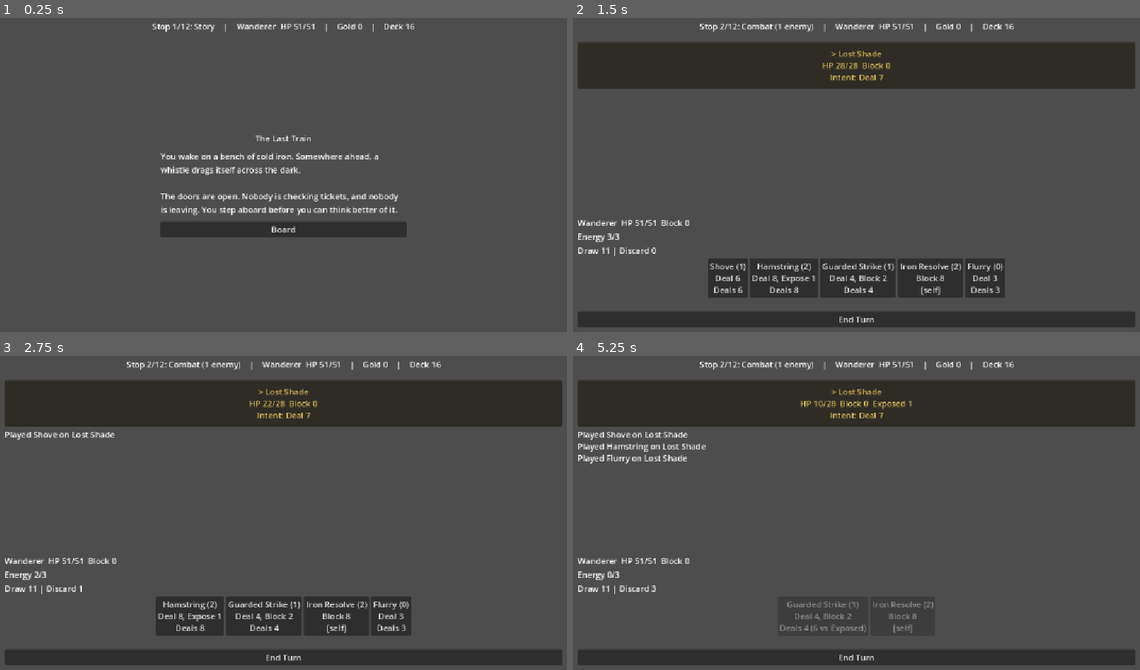
Above: before the commit, frames 1-4 (two rows, left to right).
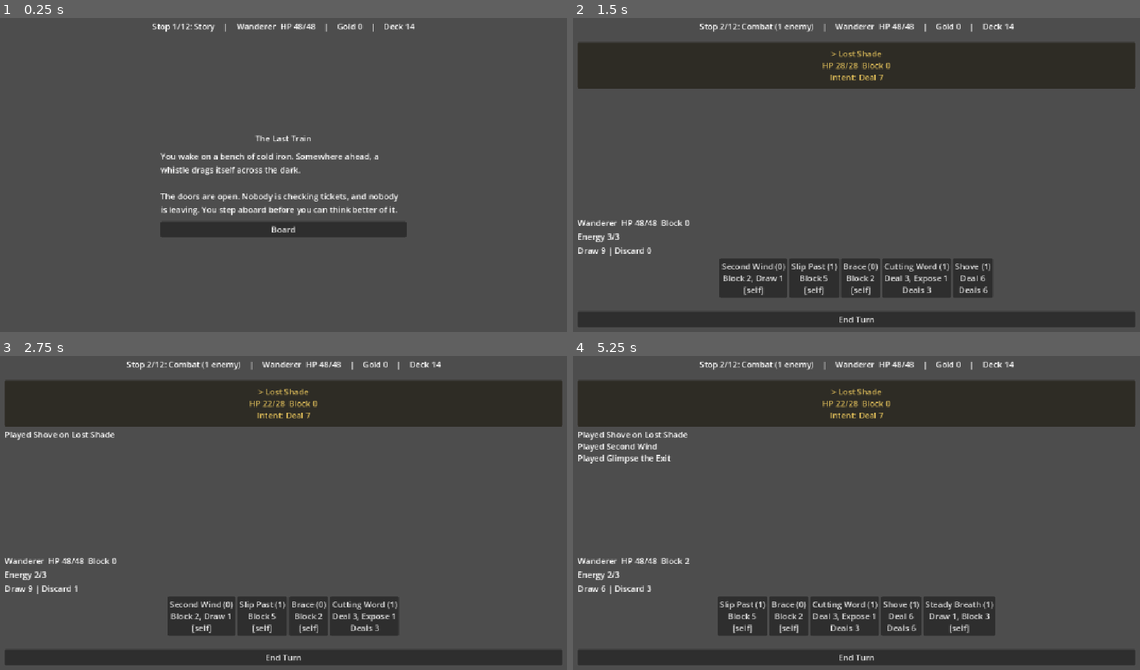
Above: after the commit, the same moments.

Repository: grump606/card-battle-prototype
Game: Godot game, scene res://run.tscn
Two runs of this game, one before a commit and one after it. Both use one fixed random seed, a clock stepped at 60 frames per second and the inputs below.
Inputs (mouse positions are in pixels of both pictures, inside the frame that each line leads up to):
- Up to frame 1 (0.25 s): no input
- Up to frame 2 (1.5 s): click "Board" at 0.5 s; click "> Lost Shade HP 28/28 Block 0…" at 1.25 s
- Up to frame 3 (2.75 s): click "Shove (1) Deal 6 Deals 6" at 2 s
- Up to frame 4 (5.25 s): click "> Lost Shade HP 22/28 Block 0…" at 2.75 s; click (760, 616) at 3.5 s, where only the run before the commit has a clickable "Hamstring (2) Deal 8, Expose …"; click "> Lost Shade HP 14/28 Block 0…" (after the commit: "> Lost Shade HP 22/28 Block 0…") at 4.25 s; click (935, 616) at 5 s, where only the run before the commit has a clickable "Flurry (0) Deal 3 Deals 3 (4 …"

The runs differ from the first frame. In frame 1, less than 0.1% of the frame differs, in the area x 51-74%, y 1-4%; in frame 2, 2.4%; in frame 3, 2.1%; in frame 4, 4.1%, in the area x 4-78%, y 1-89%.

Commit message:
Merge content, save/resume and smart sim; decouple reward pool, start HP 48
Co-Authored-By: Claude Sonnet 5.5 <noreply@anthropic.com>

Diff:
--- a/combat/starter_content.gd
+++ b/combat/starter_content.gd
@@ -28,7 +28,9 @@
 const WHISPERER_PATH := "res://data/enemies/pale_whisperer.tres"
 ## The run's boss. Deliberately not in ALL_ENEMY_PATHS: it only appears via boss_encounter().
 const CONDUCTOR_PATH := "res://data/enemies/the_conductor.tres"
-const EXTENDED_DECK_SIZE := 16
+const EXTENDED_DECK_SIZE := 14
+## Cards offered only as rewards and vendor stock, never in a starting deck.
+const REWARD_ONLY_PATHS: Array[String] = [HAMSTRING_PATH, IRON_RESOLVE_PATH, FLURRY_PATH, GUARDED_STRIKE_PATH]
 ## The regular enemy types in a fixed order (the boss is separate, see CONDUCTOR_PATH): warden,
 ## lost shade, wisp, colossus, whisperer, cinder hound, mourning crow. The colossus is a solo-only
 ## elite (it was unwinnable next to a second enemy in the balance sim); the
@@ -60,18 +62,16 @@
 	return cards
 
 
-## Balance-testing deck of EXTENDED_DECK_SIZE (16) cards: 2 Shove, 1 Slip Past,
+## Balance-testing deck of EXTENDED_DECK_SIZE (14) cards: 3 Shove, 2 Slip Past,
 ## 1 Glimpse the Exit, 1 Heavy Blow, 1 Brace, 1 Steady Breath, 1 Shoulder Charge,
-## 1 Mark the Weak, 1 Sweep, 1 Cutting Word, 1 Second Wind, 1 Hamstring, 1 Iron Resolve,
-## 1 Flurry, 1 Guarded Strike. Reward and vendor pools are the distinct cards of this deck.
+## 1 Mark the Weak, 1 Sweep, 1 Cutting Word, 1 Second Wind.
 ## Returns an empty deck (and logs the cause) if any card resource fails to load.
 static func extended_deck() -> Array[CardData]:
 	var cards: Array[CardData] = []
 	var plan: Array = [
-		[SHOVE_PATH, 2], [SLIP_PAST_PATH, 1], [GLIMPSE_EXIT_PATH, 1],
+		[SHOVE_PATH, 3], [SLIP_PAST_PATH, 2], [GLIMPSE_EXIT_PATH, 1],
 		[HEAVY_BLOW_PATH, 1], [BRACE_PATH, 1], [STEADY_BREATH_PATH, 1], [SHOULDER_CHARGE_PATH, 1],
 		[MARK_THE_WEAK_PATH, 1], [SWEEP_PATH, 1], [CUTTING_WORD_PATH, 1], [SECOND_WIND_PATH, 1],
-		[HAMSTRING_PATH, 1], [IRON_RESOLVE_PATH, 1], [FLURRY_PATH, 1], [GUARDED_STRIKE_PATH, 1],
 	]
 	for entry in plan:
 		var card := _load_card(entry[0] as String)
@@ -81,6 +81,26 @@
 		for i in (entry[1] as int):
 			cards.append(card)
 	return cards
+
+
+## The distinct cards the run can offer as rewards or sell at a vendor: every card in the
+## extended deck plus the extra cards that only appear this way (they are not in any
+## starting deck). Empty (cause logged) if any card fails to load.
+static func reward_pool() -> Array[CardData]:
+	var pool: Array[CardData] = []
+	var seen := {}
+	var cards := extended_deck()
+	for path in REWARD_ONLY_PATHS:
+		var card := _load_card(path)
+		if card == null:
+			var empty: Array[CardData] = []
+			return empty
+		cards.append(card)
+	for card in cards:
+		if not seen.has(card.id):
+			seen[card.id] = true
+			pool.append(card)
+	return pool
 
 
 static func warden() -> EnemyData:
--- a/run/run_save.gd
+++ b/run/run_save.gd
@@ -73,7 +73,7 @@
 	if typeof(raw_deck) != TYPE_ARRAY or (raw_deck as Array).is_empty() or (raw_deck as Array).size() > MAX_DECK:
 		return Result.fail("bad deck")
 	var known := {}
-	for card in StarterContent.extended_deck():
+	for card in StarterContent.reward_pool():
 		known[String(card.id)] = card
 	if known.is_empty():
 		return Result.fail("card content failed to load")
--- a/run/run_state.gd
+++ b/run/run_state.gd
@@ -10,7 +10,7 @@
 
 enum StopType { COMBAT, REST, STORY, VENDOR }
 
-const START_HP := 51
+const START_HP := 48
 const REST_HEAL := 24
 const REWARD_CHOICES := 3
 
@@ -275,7 +275,7 @@
 
 
 func _roll_rewards() -> void:
-	var pool := _distinct_cards(StarterContent.extended_deck())
+	var pool := _distinct_cards(StarterContent.reward_pool())
 	_shuffle(pool)
 	_reward_choices.assign(pool.slice(0, REWARD_CHOICES))
 
--- a/run/vendor.gd
+++ b/run/vendor.gd
@@ -104,7 +104,7 @@
 	# Distinct card types by id, in deck order, then a seeded Fisher-Yates shuffle.
 	var pool: Array[CardData] = []
 	var seen := {}
-	for card in StarterContent.extended_deck():
+	for card in StarterContent.reward_pool():
 		if not seen.has(card.id):
 			seen[card.id] = true
 			pool.append(card)
--- a/tests/content_tests.gd
+++ b/tests/content_tests.gd
@@ -89,13 +89,23 @@
 
 func _test_extended_deck() -> void:
 	var deck := StarterContent.extended_deck()
-	_check(deck.size() == StarterContent.EXTENDED_DECK_SIZE and deck.size() == 16, "extended deck has 16 cards")
+	_check(deck.size() == StarterContent.EXTENDED_DECK_SIZE and deck.size() == 14, "extended deck has 14 cards")
 	var counts := {}
 	for card in deck:
 		counts[card.id] = counts.get(card.id, 0) + 1
 		_check(card.cost >= 0 and card.cost <= 3, "extended card playable: %s" % card.id)
-	var want := {&"shove": 2, &"slip_past": 1, &"glimpse_exit": 1, &"heavy_blow": 1, &"brace": 1, &"steady_breath": 1, &"shoulder_charge": 1, &"mark_the_weak": 1, &"sweep": 1, &"cutting_word": 1, &"second_wind": 1, &"hamstring": 1, &"iron_resolve": 1, &"flurry": 1, &"guarded_strike": 1}
+	var want := {&"shove": 3, &"slip_past": 2, &"glimpse_exit": 1, &"heavy_blow": 1, &"brace": 1, &"steady_breath": 1, &"shoulder_charge": 1, &"mark_the_weak": 1, &"sweep": 1, &"cutting_word": 1, &"second_wind": 1}
 	_check(counts == want, "extended deck composition: %s" % str(counts))
+
+	# The extra cards are offered as rewards and sold, but are not in the starting deck.
+	var pool_ids := {}
+	for card in StarterContent.reward_pool():
+		_check(not pool_ids.has(card.id), "reward pool card is distinct: %s" % card.id)
+		pool_ids[card.id] = true
+	for id in [&"hamstring", &"iron_resolve", &"flurry", &"guarded_strike"]:
+		_check(pool_ids.has(id) and not counts.has(id), "%s is in the reward pool but not the starting deck" % id)
+	for id in counts:
+		_check(pool_ids.has(id), "every extended-deck card is in the reward pool: %s" % id)
 
 
 func _test_existing_content_unchanged() -> void:
Not shown, changed: README.md
